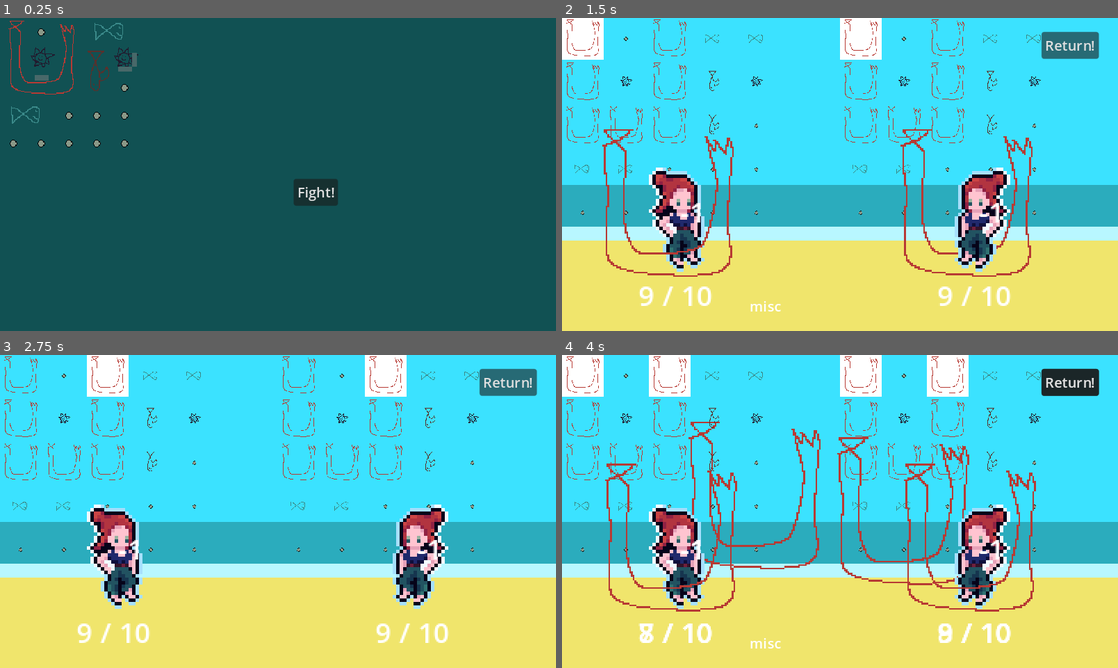
Above: before the commit, frames 1-4 (two rows, left to right).
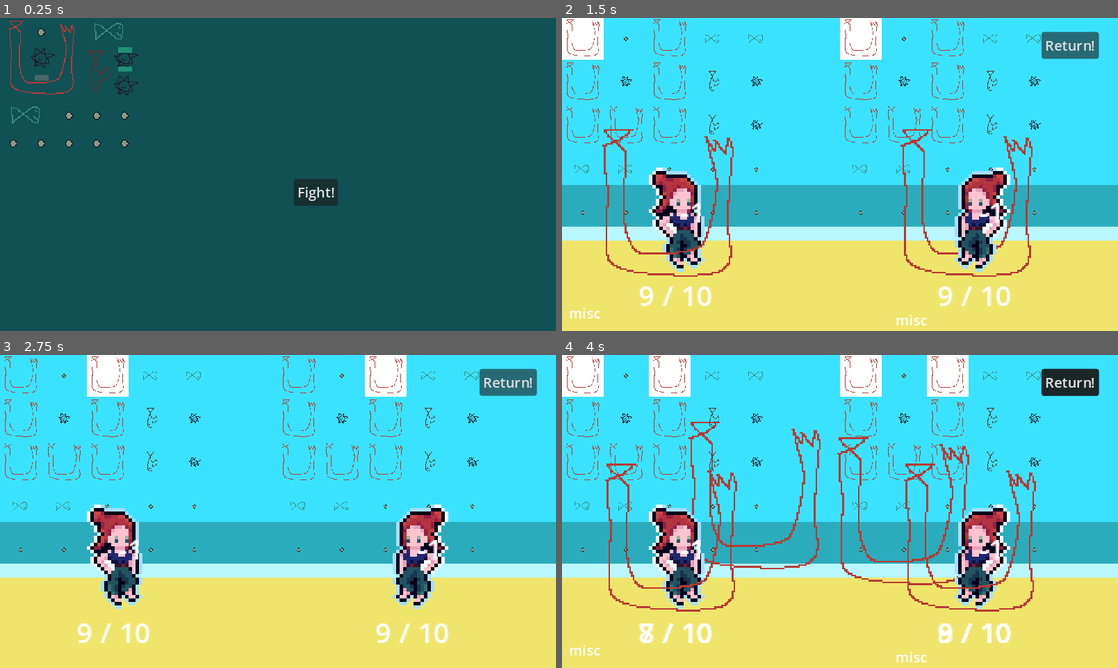
Above: after the commit, the same moments.

Repository: sandsq/fishfashionfight
Game: Godot game, scene res://inventory/inventory_container.tscn
Two runs of this game, one before a commit and one after it. Both use one fixed random seed, a clock stepped at 60 frames per second and the inputs below.
Inputs (mouse positions are in pixels of both pictures, inside the frame that each line leads up to):
- Up to frame 1 (0.25 s): no input
- Up to frame 2 (1.5 s): click "Fight!" at 0.5 s; click "Fight!" at 1.25 s
- Up to frame 3 (2.75 s): click "Fight!" at 2 s
- Up to frame 4 (4 s): move the mouse to (962, 495) at 2.77 s; tap Space (attack) at 2.85, 3.6 s; move the mouse to (728, 527) at 3.52 s

The runs differ from the first frame. In frame 1, 0.2% of the frame differs, in the area x 20-25%, y 9-25%; in frame 2, 0.3%, in the area x 1-87%, y 32-99%; in frame 3, less than 0.1%; in frame 4, 0.3%.

Commit message:
Setup scene transition so that enemy can also get synergy bonuses based on their layout

Diff:
--- a/battle.gd
+++ b/battle.gd
@@ -15,6 +15,7 @@
 @onready var player = $Player
 @onready var enemy = $Enemy
 @onready var info_label = $InfoLabel
+@onready var enemy_info_label = $EnemyInfoLabel
 
 # Called when the node enters the scene tree for the first time.
 func _ready():
@@ -50,6 +51,7 @@
 
 
 func execute_actions(character, opponent, display, indicator):
+	var info_label_to_use = info_label if character.name == "Player" else enemy_info_label
 	var current_fish_ind = 0
 	for fish_part in character.fish_part_weapons:
 		indicator.global_position = \
@@ -58,14 +60,14 @@
 			var synergies_activated = fish_part.process_received_synergy_data()
 			for s in synergies_activated:
 				if s != {}:
-					info_label.text += str(s)
+					info_label_to_use.text += str(s)
 
 			await character.draw_weapon(fish_part)
 			await character.attack(opponent.global_position + Vector2(50, 50))
 			character.weapon.texture = null
+			info_label_to_use.text = ""
 		else:
 			character.weapon.texture = null
-			info_label.text = ""
 		await get_tree().create_timer(
 				character.character_stats.attack_speed).timeout
 		current_fish_ind += 1
--- a/battle.tscn
+++ b/battle.tscn
@@ -80,10 +80,17 @@
 text = "Return!"
 
 [node name="InfoLabel" type="Label" parent="."]
-offset_left = 216.0
-offset_top = 320.0
-offset_right = 256.0
-offset_bottom = 343.0
+offset_left = 8.0
+offset_top = 328.0
+offset_right = 48.0
+offset_bottom = 351.0
+text = "misc"
+
+[node name="EnemyInfoLabel" type="Label" parent="."]
+offset_left = 384.0
+offset_top = 336.0
+offset_right = 424.0
+offset_bottom = 359.0
 text = "misc"
 
 [connection signal="pressed" from="Button" to="." method="_on_button_pressed"]
--- a/inventory/inventory.gd
+++ b/inventory/inventory.gd
@@ -69,7 +69,7 @@
 	testpart.set_adjacent_synergy_to_provide(testsynergy4, 2)
 	var testsynergy42 = Synergy.instantiate()
 	testsynergy42.synergy_data = {"damage_boost": 3.0}
-	testpart.set_adjacent_synergy_to_provide(testsynergy42, 1)
+	testpart.set_adjacent_synergy_to_provide(testsynergy42, 0)
 	fish_parts[9] = testpart
 
 	var fish5 = OneByOne.instantiate()
@@ -77,6 +77,12 @@
 	fish5.set_absolute_arrangement_indexes(arr5)
 	var fish_parts5 = fish5.make_fish_parts()
 	fish_parts[6] = fish_parts5[0]
+
+	var fish6 = OneByOne.instantiate()
+	var arr6: Array[int] = [14]
+	fish6.set_absolute_arrangement_indexes(arr6)
+	var fish_parts6 = fish6.make_fish_parts()
+	fish_parts[14] = fish_parts6[0]
 
 func get_fish_part_at_index(i):
 	return fish_parts[i]
--- /dev/null
+++ b/inventory/inventory_container.gd
@@ -0,0 +1,28 @@
+extends ColorRect
+
+var battle_scene = preload("res://battle.tscn")
+var InventoryDisplay = preload("res://inventory/inventory_display.tscn")
+var Inventory = preload("res://inventory/inventory.tscn")
+
+@onready var player_display = $CenterContainer/ActiveInventoryDisplay
+
+
+func _on_change_scene_button_pressed():
+	var old_scene = player_display
+	var new_scene = battle_scene.instantiate()
+	new_scene.previous_scene = old_scene
+	var current_inventory = player_display.inventory.get_fish_parts()
+	print("inventory right before switching to battle scene %s"
+			% [current_inventory])
+	new_scene.player_fish_parts = current_inventory
+
+	var enemy_display = InventoryDisplay.instantiate()
+	enemy_display.global_position = Vector2(-4000, -4000)
+	add_child(enemy_display)
+	#enemy_display.inventory.add_to_inventory()
+
+	new_scene.enemy_fish_parts = enemy_display.inventory.get_fish_parts()
+
+	get_tree().root.add_child(new_scene)
+
+	old_scene.visible = false
--- a/inventory/inventory_container.tscn
+++ b/inventory/inventory_container.tscn
@@ -1,6 +1,7 @@
-[gd_scene load_steps=2 format=3 uid="uid://vxnin7r6q1nq"]
+[gd_scene load_steps=3 format=3 uid="uid://vxnin7r6q1nq"]
 
 [ext_resource type="PackedScene" uid="uid://canq3gw2idhv4" path="res://inventory/inventory_display.tscn" id="1_k553v"]
+[ext_resource type="Script" path="res://inventory/inventory_container.gd" id="1_sg8hf"]
 
 [node name="InventoryContainer" type="ColorRect"]
 anchors_preset = 15
@@ -10,6 +11,7 @@
 grow_vertical = 2
 mouse_filter = 1
 color = Color(0.0666667, 0.317647, 0.32549, 1)
+script = ExtResource("1_sg8hf")
 
 [node name="CenterContainer" type="CenterContainer" parent="."]
 layout_mode = 0
@@ -27,4 +29,4 @@
 offset_bottom = 216.0
 text = "Fight!"
 
-[connection signal="pressed" from="ChangeSceneButton" to="CenterContainer/ActiveInventoryDisplay" method="_on_change_scene_button_pressed"]
+[connection signal="pressed" from="ChangeSceneButton" to="." method="_on_change_scene_button_pressed"]
--- a/inventory/inventory_display.gd
+++ b/inventory/inventory_display.gd
@@ -76,23 +76,3 @@
 	elif what == NOTIFICATION_WM_MOUSE_ENTER:
 		#print("inventory display, mouse entered window")
 		mouse_exited_window = false
-
-func _on_change_scene_button_pressed():
-	var old_scene = self
-	var new_scene = battle_scene.instantiate()
-	new_scene.previous_scene = old_scene
-	var current_inventory = inventory.get_fish_parts()
-	#for i in current_inventory.size():
-		#if current_inventory[i] != null:
-			#var fish_part = current_inventory[i]
-			#fish_part.damage = 5
-			#current_inventory[i] = fish_part
-	print("inventory right before switching to battle scene %s"
-			% [current_inventory])
-	new_scene.player_fish_parts = current_inventory
-
-	var enemy_inventory = Inventory.instantiate()
-	enemy_inventory.add_to_inventory()
-	new_scene.enemy_fish_parts = enemy_inventory.get_fish_parts()
-	get_tree().root.add_child(new_scene)
-	self.visible = false
--- a/inventory/inventory_slot_display.gd
+++ b/inventory/inventory_slot_display.gd
@@ -286,8 +286,8 @@
 		return
 	var fish = associated_fish_part.get_parent_fish()
 	var data = {"species": fish.species}
-	print("potential candidate for synergy, I am index %s, the identity of the area is %s, the data is %s" % [get_index(), area, data])
 	if area.synergy_condition.call(data):
+		print("potential candidate for synergy, I am index %s, the identity of the area is %s, the data is %s" % [get_index(), area, data])
 		set_colors_cascading(area.attached_to.fish_part_texture_rect, area.edge_info)
 		associated_fish_part.set_received_synergy_data(area.synergy_data, plane_to_index(area.edge_info))
 
